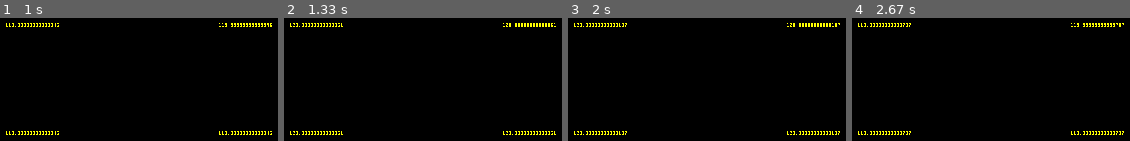
Above: before the commit, frames 1-4 (left to right).
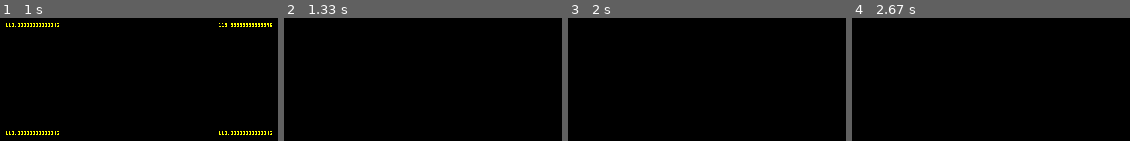
Above: after the commit, the same moments.

Repository: omeyenburg/leafy-hollows
Game: pygame game, started from main/main.py
The game is run twice, just before and just after one commit, with the same random seed, the same clock (stepped at 60 frames per second) and the same inputs.
Inputs (mouse positions are in pixels of both pictures, inside the frame that each line leads up to):
- Up to frame 1 (1 s): press the mouse at (outside the picture) at 0.37 s; move the mouse to (outside the picture) at 0.47 s; release the mouse at (outside the picture) at 0.6 s
- Up to frame 2 (1.33 s): press the mouse at (outside the picture) at 1.2 s; move the mouse to (outside the picture) at 1.3 s
- Up to frame 3 (2 s): release the mouse at (outside the picture) at 1.43 s
- Up to frame 4 (2.67 s): no input

Frame 1 is identical in both runs. In frame 2, 1.2% of the frame differs, in the area x 2-98%, y 4-96%; in frame 3, 1.2%; in frame 4, 1.2%.

Commit message:
Added menu widgets + fixed bugs + added fullscreen

Diff:
--- /dev/null
+++ b/ctypes/compile.txt
@@ -0,0 +1 @@
+gcc -shared -o example.so example.c
--- /dev/null
+++ b/ctypes/main.py
@@ -0,0 +1,24 @@
+import ctypes
+import timeit
+
+# Load the shared library
+example = ctypes.CDLL('./example.so')
+
+# Define the function signature
+example.loop.restype = ctypes.c_int
+example.loop.argtypes = [ctypes.c_int, ctypes.c_int]
+
+# Python function
+def loop(x, y):
+    result = 0
+    for x in range(y):
+        result += x
+    return result
+
+# Run functions
+t1 = timeit.timeit("loop(10, 100)", globals=globals())
+t2 = timeit.timeit("example.loop(10, 100)", globals=globals())
+
+# Print time
+print("Python:", t1)
+print("C:", t2)
--- a/main/main.py
+++ b/main/main.py
@@ -9,6 +9,7 @@
 
 # Create window
 window = graphics.Window("Test")
+world_surface, ui_surface = window.surfaces()
 
 # Create and activate shader
 vert = util.File.path("data/shaders/template.vert")
@@ -18,41 +19,45 @@
 
 # Pygame stuff for testing
 tree = pygame.image.load("data/images/tree.jpg").convert()
-world_surface = pygame.Surface(window.size)
-ui_surface = pygame.Surface(window.size)
 font = graphics.Font(util.File.path("data/fonts/font.png"))
 
 # Menu
-menu.Style()
+menu.init(window)
 
-main_page = menu.Page(window, columns=2, spacing=10)
-
-b1 = menu.Button(main_page, (150, 50), row=0, col=0, callback=lambda: print(0, 0), text="Hello")
-b2 = menu.Button(main_page, (150, 50), row=0, col=1, callback=lambda: print(0, 1))
-b3 = menu.Button(main_page, (150, 50), row=1, col=0, callback=lambda: print(1, 0))
-b4 = menu.Button(main_page, (150, 50), row=1, col=1, callback=lambda: print(1, 1), text="World")
-b5 = menu.Button(main_page, (150, 50), row=2, col=0, callback=lambda: print(2, 0))
-b6 = menu.Button(main_page, (150, 50), row=2, col=1, callback=lambda: print(2, 1))
-
+main_page = menu.Page(columns=2, spacing=10)
+l1 = menu.Label(main_page, (150, 50), row=0, column=0, columnspan=2, text="Main Page")
+b1 = menu.Button(main_page, (150, 50), row=1, column=0, callback=lambda: print(1, 0), text="Hello")
+b2 = menu.Button(main_page, (150, 50), row=1, column=1, callback=lambda: print(1, 1), text="World")
+b3 = menu.Button(main_page, (150, 50), row=2, column=0, callback=window.toggle_fullscreen, text="Fullscreen")
+b4 = menu.Button(main_page, (150, 50), row=2, column=1, text="Swap Page")
 main_page.layout()
 main_page.open()
 
+second_page = menu.Page(spacing=10)
+l2 = menu.Label(second_page, (150, 50), row=0, column=0, text="Second Page")
+b5 = menu.Button(second_page, (150, 50), row=1, column=0, callback=main_page.open, text="Back")
+second_page.layout()
+
+b4.callback = second_page.open
+
 time = -1
 while True:
+    world_surface, ui_surface = window.surfaces()
+
     # Send variables to the fragment shader
     time += 1
     time += window.mouse_wheel[3] * 10 # y-axis-scroll
     shader.setvar("time", time)
 
     # Reset surfaces
-    world_surface.fill((0, 0, 0))
+    world_surface.fill((0, 100, 0))
     ui_surface.fill((0, 0, 0))
 
     # Draw and update menu
-    menu.update(world_surface)
+    menu.update()
 
     # Draw
     font.write(ui_surface, str(window.clock.get_fps()), (255, 255, 0), 3, (20, 20))
 
     # Update window + shader
-    window.update(world_surface, ui_surface)
+    window.update()
--- a/main/scripts/graphics.py
+++ b/main/scripts/graphics.py
@@ -13,13 +13,13 @@
 
 
 class Window:
-    def __init__(self, caption, keys=("w",)):
+    def __init__(self, caption, resolution=1, keys=("w",)):
         if shader.OPENGL_SUPPORTED:
-            shader.init()
+            shader.init(True) # True = use OpenGL
 
         # Constants
         self.max_fps = 1000
-        self.vsync = 0
+        self.vsync = 0 # vertical sync = wait for buffer -> max. 60/120 fps
 
         # Events
         self.keys = dict.fromkeys(keys, 0) # 0 = Not pressed | 1 = Got pressed | 2 = Is pressed
@@ -30,8 +30,10 @@
 
         # Window
         info = pygame.display.Info()
-        self.size = (int(info.current_w / 3 * 2), int(info.current_h / 5 * 3))
-        self.width, self.height = self.size
+        self.screen_size = info.current_w, info.current_h
+        self.width, self.height = self.size = self.pre_fullscreen = (int(info.current_w / 3 * 2), int(info.current_h / 5 * 3))
+        self.fullscreen = False
+        self.resize_supress = False
 
         if shader.OPENGL_SUPPORTED:
             flags = DOUBLEBUF | RESIZABLE | OPENGL
@@ -45,17 +47,27 @@
         pygame.display.set_caption(caption)
         self.clock = pygame.time.Clock()
 
-    def resize(self, width, height):
-        self.size = (width, height)
-        self.width, self.height = self.size
+        # Surfaces
+        self.world_surface = pygame.Surface(self.size)
+        self.ui_surface = pygame.Surface(self.size)
+
+    def resize(self):
+        self.world_surface = pygame.Surface(self.size)
+        self.ui_surface = pygame.Surface(self.size)
+
+        if self.fullscreen:
+            flags = FULLSCREEN
+        else:
+            flags = DOUBLEBUF | RESIZABLE
 
         if shader.OPENGL_SUPPORTED:
-            flags = DOUBLEBUF | RESIZABLE | OPENGL
-            self.window = pygame.display.set_mode((self.width, self.height), flags=flags, vsync=self.vsync)
+            # Called twice: OPENGL flag does something with the window size
+            self.window = pygame.display.set_mode((self.width, self.height), flags=flags | OPENGL, vsync=self.vsync)
+            self.window = pygame.display.set_mode((self.width, self.height), flags=flags | OPENGL, vsync=self.vsync)
             shader.modify(self.width, self.height)
         else:
-            flags = DOUBLEBUF | RESIZABLE | HWSURFACE
-            self.window = pygame.display.set_mode((self.width, self.height), flags=flags)
+            self.window = pygame.display.set_mode((self.width, self.height), flags=flags | HWSURFACE)
+
 
     def events(self):
         events = pygame.event.get()
@@ -69,9 +81,12 @@
             if event.type == QUIT:
                 quit()
             elif event.type == VIDEORESIZE:
+                if self.resize_supress or 1:
+                    resize_supress = False
+                    continue
                 self.size = event.size
                 self.width, self.height = event.w, event.h
-                self.resize(event.w, event.h)
+                self.resize()
             elif event.type == KEYDOWN:
                 if event.unicode != "":
                     self.unicode = event.unicode
@@ -93,10 +108,27 @@
             elif event.type == MOUSEWHEEL:
                 self.mouse_wheel = [self.mouse_wheel[0] + event.x, self.mouse_wheel[1] + event.y, event.x, event.y]
 
-    def update(self, world_surface, ui_surface):
-        shader.update(world_surface, ui_surface)
+    def surfaces(self):
+        return self.world_surface, self.ui_surface
+
+    def update(self):
+        shader.update(self.world_surface, self.ui_surface)
         self.events()
         self.clock.tick(self.max_fps)
+
+    def toggle_fullscreen(self):
+        self.fullscreen = not self.fullscreen
+
+        self.resize_supress = True
+
+        if self.fullscreen:
+            self.pre_fullscreen = self.size
+            self.width, self.height = self.size = self.screen_size
+        else:
+            self.width, self.height = self.size = self.pre_fullscreen
+
+        self.resize()
+
 
 
 class Font:
--- a/main/scripts/menu.py
+++ b/main/scripts/menu.py
@@ -6,48 +6,34 @@
 import scripts.graphics as graphics
 import scripts.util as util
 
-class Style:
-    font = None
 
-    def __init__(self):
-        Style.font = graphics.Font(util.File.path("data/fonts/font.png"))
+def init(main_window):
+    global window, font
 
-class Widget:
-    def __init__(self, parent=None, size=(0, 0)):
-        self.parent = parent
-        self.children = []
-        self.rect = pygame.Rect(0, 0, *size)
-        self.parent.children.append(self)
-
-    def update(self):
-        self.draw()
-        for child in self.children:
-            child.update()
-
-    def coords(self):
-        return pygame.Rect(self.rect.x + (Page.window.size[0] - self.rect.w) // 2, self.rect.y + (Page.window.size[1] - self.rect.h) // 2, self.rect.w, self.rect.h)
-
-    def draw(self):
-        raise NotImplementedError("Subclasses of Widget must implement the draw method")
+    window = main_window
+    font = graphics.Font(util.File.path("data/fonts/font.png"))
 
 
-class Page(Widget):
+def update(): # Executed from main
+    if not Page.opened is None:
+        Page.opened.update()
+
+
+class Page:
     opened = None
-    window = None
 
-    def __init__(self, window, columns=1, spacing=20):
+    def __init__(self, columns=1, spacing=0):
         self.children = []
         self.rect = pygame.Rect(0, 0, *window.size)
         self.columns = columns
         self.spacing = spacing
-        Page.window = window
 
-    def layout(self):
+    def layout(self): # Position all widgets in a grid on a page
         width = [0 for _ in range(self.columns)]
         height = []
 
         for i, child in enumerate(self.children):
-            width[child.col] = max(width[child.col], child.rect.w)
+            width[child.column] = max(width[child.column], child.rect.w // child.columnspan - self.spacing * (child.columnspan - 1))
             if len(height) > child.row:
                 height[child.row] = max(height[child.row], child.rect.h)
             else:
@@ -57,40 +43,106 @@
         total_height = sum(height) - self.spacing * (len(height) - 1)
 
         for i, child in enumerate(self.children):
-            child.rect.centerx = sum(width[:child.col + 1]) - self.spacing * (self.columns - 1 - child.col) - total_width//2
+            child.rect.centerx = sum(width[:child.column + 1]) - self.spacing * (self.columns - 1 - child.column - (child.columnspan - 1) / 2) - total_width//2 + width[child.column] * (child.columnspan - 1) / 2
             child.rect.centery = sum(height[:child.row + 1]) - self.spacing * (len(height) - 1 - child.row) - total_height//2
 
-    def update(self, surface):
-        self.draw(surface)
+    def update(self):
+        self.draw()
         for child in self.children:
-            child.draw(surface)
+            child.update()
 
-    def draw(self, surface):
+    def draw(self):
         pass
+
+    def coords(self):
+        return pygame.Rect(self.rect.x + (window.size[0] - self.rect.w) // 2, self.rect.y + (window.size[1] - self.rect.h) // 2, self.rect.w, self.rect.h)
 
     def open(self):
         Page.opened = self
 
 
+class Widget:
+    def __init__(self, parent, size, row=0, column=0, columnspan=1):
+        self.parent = parent
+        self.children = []
+        self.rect = pygame.Rect(0, 0, *size)
+        self.parent.children.append(self)
+        self.row = row
+        self.column = column
+        self.columnspan = columnspan
+
+    def update(self):
+        self.draw()
+        for child in self.children:
+            child.update()
+
+    def coords(self):
+        return pygame.Rect(self.rect.x + (window.size[0] - self.rect.w) // 2, self.rect.y + (window.size[1] - self.rect.h) // 2, self.rect.w, self.rect.h)
+
+    def draw(self):
+        raise NotImplementedError("Subclasses of Widget must implement the draw method")
+
+
 class Button(Widget):
-    def __init__(self, parent=None, size=(0, 0), text="", callback=None, row=0, col=0):
-        super().__init__(parent, size)
+    def __init__(self, *args, text="", callback=None, duration=5, **kwargs):
+        super().__init__(*args, **kwargs)
         self.text = text
-        self.callback = callback
-        self.row = row
-        self.col = col
+        self.callback = callback # When button pressed: function executed once
+        self.clicked = 0
+        self.duration = duration # When button pressed: self.clicked > 0 for [duration] ticks
 
-    def draw(self, surface):
-        pygame.draw.rect(surface, (255, 255, 255), self.coords(), 1)
-
-        Style.font.write(surface, self.text, (255, 255, 255), 4, self.coords().center, center=1)
-
+    def update(self): #
         pos = pygame.mouse.get_pos()
-        if 1 in Page.window.mouse_buttons and self.coords().collidepoint(Page.window.mouse_pos[:2]):
-            pygame.draw.rect(surface, (255, 255, 255), self.coords())
+        if 1 in window.mouse_buttons and self.coords().collidepoint(window.mouse_pos[:2]):
+            self.clicked = self.duration
             if not self.callback is None:
                 self.callback()
 
-def update(surface):
-    if not Page.opened is None:
-        Page.opened.update(surface)
+        if self.clicked:
+            self.clicked -= 1
+            self.draw_clicked()
+        else:
+            self.draw_idle()
+
+    def draw_idle(self):
+        pygame.draw.rect(window.world_surface, (255, 255, 255), self.coords(), 1)
+        font.write(window.world_surface, self.text, (255, 255, 255), 4, self.coords().center, center=1)
+
+    def draw_clicked(self):
+        pygame.draw.rect(window.world_surface, (255, 255, 255), self.coords())
+        font.write(window.world_surface, self.text, (0, 0, 0), 4, self.coords().center, center=1)
+
+
+class Label(Widget):
+    def __init__(self, *args, text="", **kwargs):
+        super().__init__(*args, **kwargs)
+        self.text = text
+
+    def update(self):
+        font.write(window.world_surface, self.text, (255, 255, 255), 4, self.coords().center, center=1)
+
+
+class Space(Widget):
+    def __init__(self, *args, **kwargs):
+        super().__init__(*args, **kwargs)
+
+    def update(self):
+        pass
+
+
+class Slider(Widget):
+    def __init__(self, *args, text="", **kwargs):
+        super().__init__(*args, **kwargs)
+        self.text = text
+
+    def update(self):
+        font.write(window.world_surface, self.text, (255, 255, 255), 4, self.coords().center, center=1)
+
+
+class Entry(Widget):
+    def __init__(self, *args, text="", **kwargs):
+        super().__init__(*args, **kwargs)
+        self.text = text
+
+    def update(self):
+        font.write(window.world_surface, self.text, (255, 255, 255), 4, self.coords().center, center=1)
--- a/main/scripts/shader.py
+++ b/main/scripts/shader.py
@@ -14,9 +14,14 @@
     OPENGL_SUPPORTED = False
 
 
-def init():
+def init(use_opengl):
     global OPENGL_SUPPORTED
     pygame.init()
+
+    if not use_opengl:
+        OPENGL_SUPPORTED = False
+        print("OpenGL is disabled")
+        return
 
     try:
         # Explicitly use OpenGL 3.3 core
@@ -95,8 +100,6 @@
 
 
 def modify(width, height):
-    if not OPENGL_SUPPORTED:
-        return
     glViewport(0, 0, width, height)
 
 
Not shown, added: ctypes/example.c
Not shown, added: ctypes/example.so
